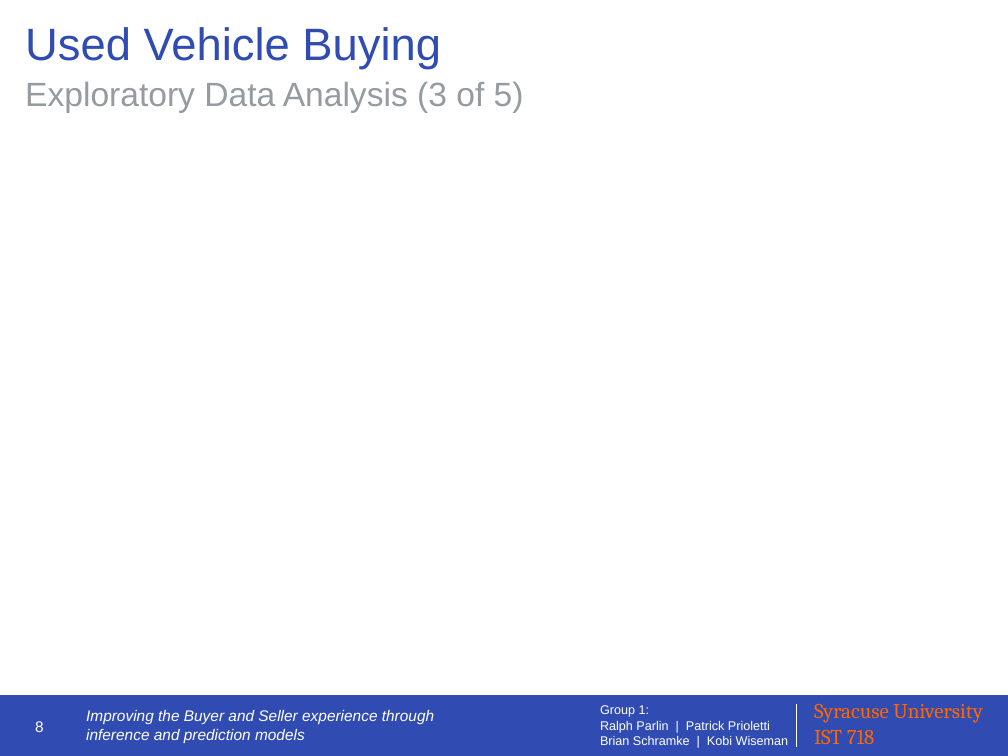
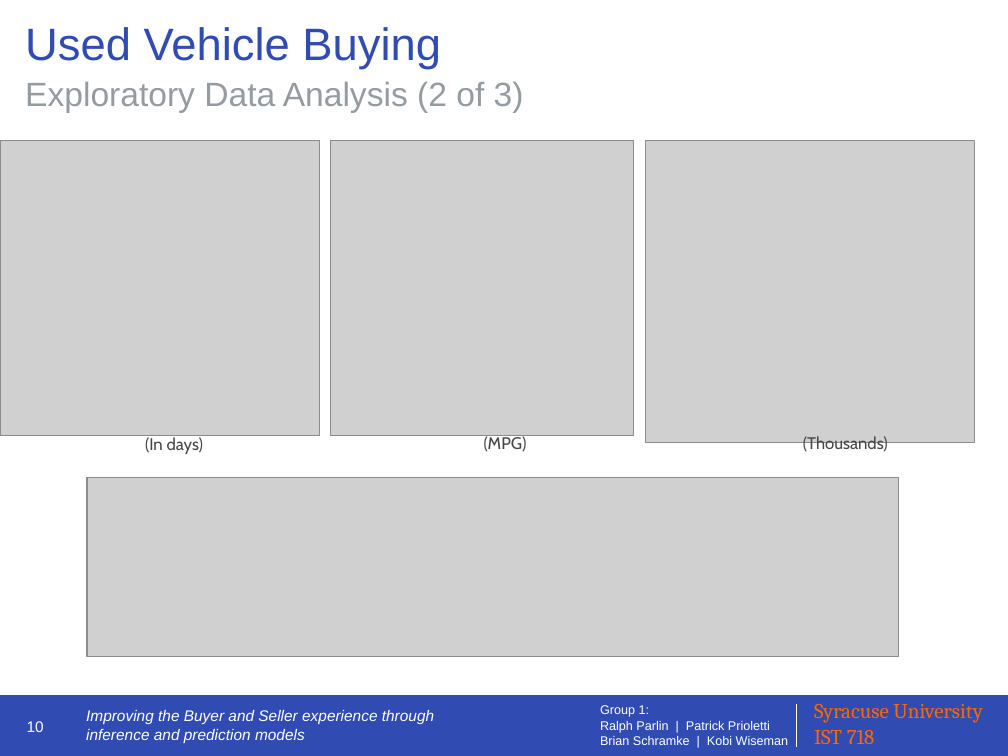
Before and after one commit to IST-718-Fall-2020/project_presentation-group1, a slide deck: slide 10 of group1_presentation_slides.pptx (slide 8 before the commit). Drawn at 1008x756 pixels with LibreOffice and Linux fonts; fonts in the diff are those of the drawing; grey boxes stand for pictures. Boxes give left, top, right and bottom in pixels: in the first picture for what was removed or moved away, otherwise in the second. Text is boxed around its words. In the diff, an @@ line names an element or a change of style, - is before the commit and + after.

```diff
--- a/group1_presentation_slides.pptx
+++ b/group1_presentation_slides.pptx
@@ text at (25,82,524,113): text changed @@
-Exploratory Data Analysis (3 of 5)
+Exploratory Data Analysis (2 of 3)
@@ picture added at (0,140,320,436) @@
@@ picture added at (331,140,633,435) @@
@@ picture added at (645,140,975,443) @@
@@ text added at (145,437,203,454), 12 pt, text #474747 @@
+(In days)
@@ text added at (484,435,527,452), 12 pt, text #474747 @@
+(MPG)
@@ text added at (803,436,888,453), 12 pt, text #474747 @@
+(Thousands)
@@ picture added at (87,478,898,657) @@
@@ page number at (27,721,44,732): text changed @@
-8
+10
```
Also in this commit, not shown: 11 other slides changed, 6 slides added, 2 slides removed.
